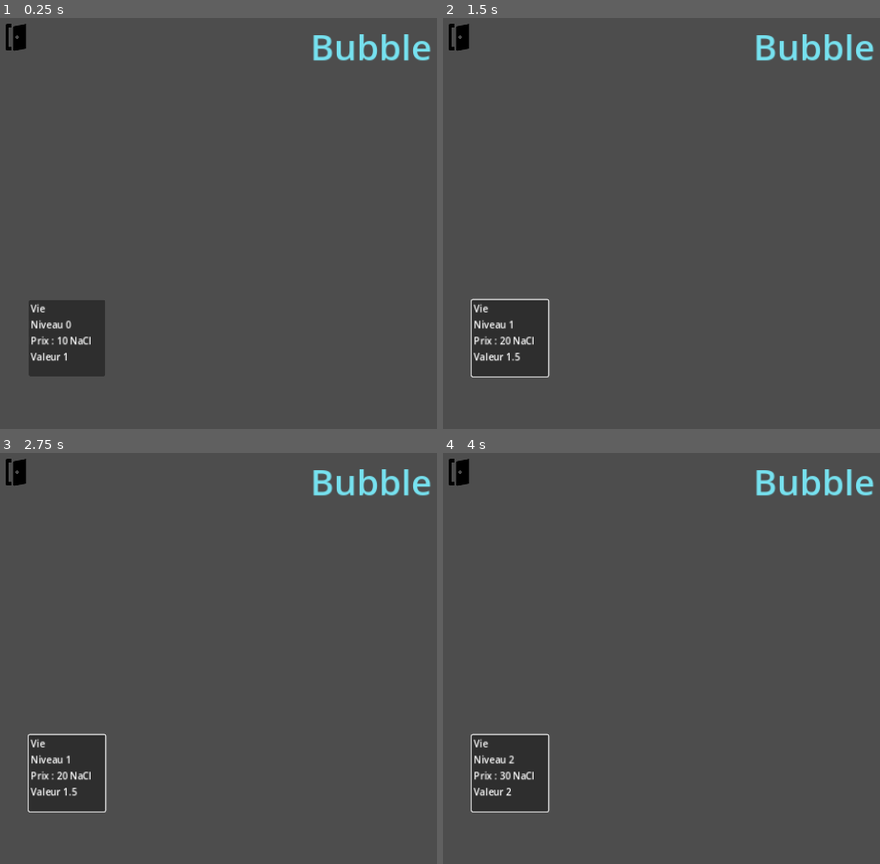
Above: before the commit, frames 1-4 (two rows, left to right).
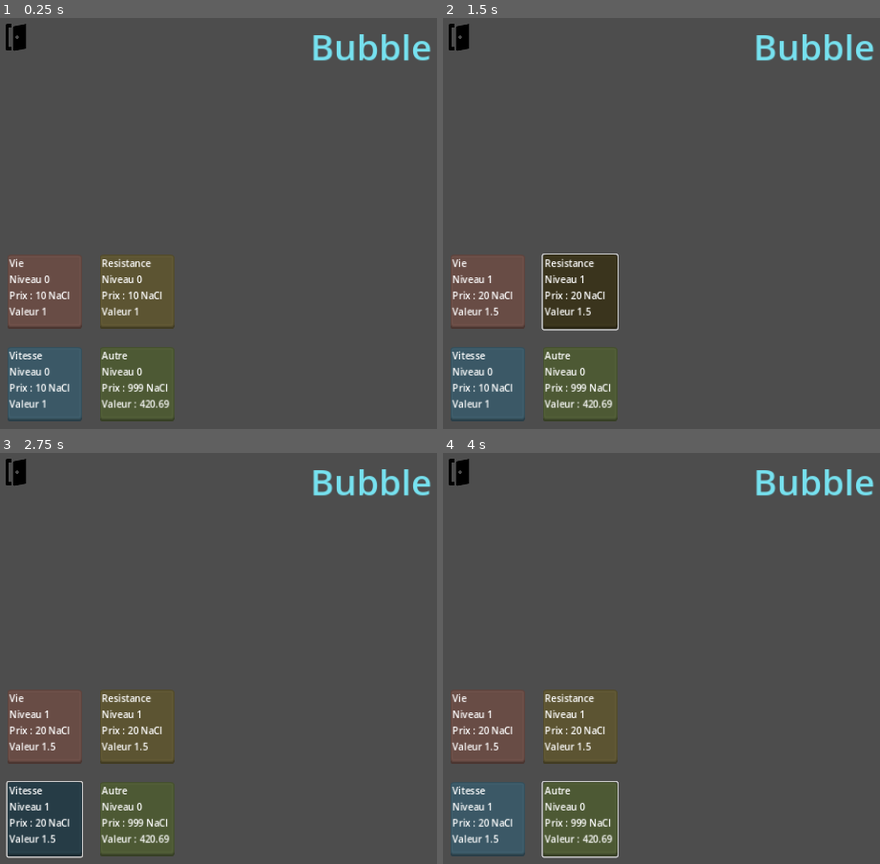
Above: after the commit, the same moments.

Repository: Cax36940/Global-Game-Jam-2025
Game: Godot game, scene res://UI/main_menu.tscn
The game is run twice, just before and just after one commit, with the same random seed, the same clock (stepped at 60 frames per second) and the same inputs. This scene is started directly instead of the project's main scene.
Inputs (mouse positions are in pixels of both pictures, inside the frame that each line leads up to; where the layout moved, square brackets give the same spot in the first picture):
- Up to frame 1 (0.25 s): no input
- Up to frame 2 (1.5 s): click (486, 293) [508, 338] at 0.5 s; click (578, 293) at 1.27 s
- Up to frame 3 (2.75 s): click (43, 818) at 2.02 s
- Up to frame 4 (4 s): click (578, 818) at 2.77 s; tap Enter at 3.5 s; move the mouse to (outside the picture) at 3.52 s; hold Right (ui_right) from 3.53 s (still down)

The runs differ from the first frame. In frame 1, 13% of the frame differs, in the area x 1-40%, y 57-99%; in frame 2, 13%; in frame 3, 13%; in frame 4, 13%, in the area x 1-41%, y 57-99%.

Commit message:
Added some more upgrades, getters for their values and improved style

Diff:
--- a/UI/main_menu.gd
+++ /dev/null
@@ -1,32 +0,0 @@
-extends Control
-
-var health = {
-	base_cost = 10,
-	base_value = 1.0,
-	lvl = 0,
-	cost = 10,
-	value = 1.0
-}
-
-
-func upgrade_health():
-	health.lvl += 1
-	health.cost = health.base_cost * (health.lvl + 1)
-	health.value = health.base_value * (health.lvl / 2.0 + 1.0)
-	$HealthUpgradeButton.set_upgrade_gfx(health.cost, health.lvl, health.value)
-
-
-func _ready() -> void:
-	# if implementing saves, load upgrade values
-	health.lvl = 0
-	health.cost = health.base_cost
-	health.value = health.base_value
-	$HealthUpgradeButton.set_upgrade_gfx(health.cost, health.lvl, health.value)
-
-
-func _on_quit_button_pressed() -> void:
-	get_tree().quit()
-
-
-func _on_health_upgrade_button_pressed() -> void:
-	upgrade_health()
--- a/UI/main_menu.tscn
+++ b/UI/main_menu.tscn
@@ -1,8 +1,10 @@
-[gd_scene load_steps=4 format=3 uid="uid://cn0uxrgx4pdie"]
-
-[ext_resource type="Script" path="res://UI/main_menu.gd" id="1_vl84j"]
+[gd_scene load_steps=6 format=3 uid="uid://cn0uxrgx4pdie"]
+
+[ext_resource type="Script" path="res://UI/main_ui.gd" id="1_vl84j"]
 [ext_resource type="Texture2D" uid="uid://b5q0xbhlk14tx" path="res://UI/ressources/exit.png" id="2_hnf4a"]
 [ext_resource type="Script" path="res://UI/upgrade_button.gd" id="3_frgtn"]
+[ext_resource type="Texture2D" uid="uid://crrdhjk1k1mk2" path="res://UI/ressources/grey_button10.png" id="4_dgnge"]
+[ext_resource type="Texture2D" uid="uid://b3dkbeyddh4qn" path="res://UI/ressources/grey_button11.png" id="5_tvcuv"]
 
 [node name="MainUI" type="Control"]
 layout_mode = 3
@@ -39,41 +41,235 @@
 flat = true
 expand_icon = true
 
-[node name="HealthUpgradeButton" type="Button" parent="."]
-layout_mode = 0
-offset_left = 66.0
-offset_top = 486.0
-offset_right = 194.0
-offset_bottom = 614.0
-script = ExtResource("3_frgtn")
-
-[node name="VBoxContainer" type="VBoxContainer" parent="HealthUpgradeButton"]
-layout_mode = 1
-anchors_preset = 15
-anchor_right = 1.0
-anchor_bottom = 1.0
-offset_left = 3.0
-offset_top = 3.0
-offset_right = -3.0
-offset_bottom = -3.0
-grow_horizontal = 2
-grow_vertical = 2
-
-[node name="Name" type="Label" parent="HealthUpgradeButton/VBoxContainer"]
+[node name="GridContainer" type="GridContainer" parent="."]
+custom_minimum_size = Vector2(128, 128)
+layout_mode = 1
+anchors_preset = 2
+anchor_top = 1.0
+anchor_bottom = 1.0
+offset_left = 30.0
+offset_top = -310.0
+offset_right = 310.0
+offset_bottom = -30.0
+grow_vertical = 0
+theme_override_constants/h_separation = 30
+theme_override_constants/v_separation = 30
+columns = 2
+
+[node name="HealthUpgradeButton" type="Button" parent="GridContainer"]
+layout_mode = 2
+size_flags_horizontal = 3
+size_flags_vertical = 3
+flat = true
+expand_icon = true
+script = ExtResource("3_frgtn")
+button_up_icon = ExtResource("4_dgnge")
+button_down_icon = ExtResource("5_tvcuv")
+default_color = Color(0.438367, 0.318833, 0.290567, 1)
+mouse_over_color = Color(0.284604, 0.199722, 0.179679, 1)
+
+[node name="NinePatchRect" type="NinePatchRect" parent="GridContainer/HealthUpgradeButton"]
+modulate = Color(0.438367, 0.318833, 0.290567, 1)
+layout_mode = 1
+anchors_preset = 15
+anchor_right = 1.0
+anchor_bottom = 1.0
+grow_horizontal = 2
+grow_vertical = 2
+texture = ExtResource("4_dgnge")
+patch_margin_left = 8
+patch_margin_top = 8
+patch_margin_right = 8
+patch_margin_bottom = 8
+
+[node name="VBoxContainer" type="VBoxContainer" parent="GridContainer/HealthUpgradeButton"]
+layout_mode = 1
+anchors_preset = 15
+anchor_right = 1.0
+anchor_bottom = 1.0
+offset_left = 3.0
+offset_top = 3.0
+offset_right = -3.0
+offset_bottom = -3.0
+grow_horizontal = 2
+grow_vertical = 2
+
+[node name="Name" type="Label" parent="GridContainer/HealthUpgradeButton/VBoxContainer"]
 layout_mode = 2
 text = "Vie"
 
-[node name="Level" type="Label" parent="HealthUpgradeButton/VBoxContainer"]
-layout_mode = 2
-text = "Niveau 0"
-
-[node name="Cost" type="Label" parent="HealthUpgradeButton/VBoxContainer"]
-layout_mode = 2
-text = "Prix : 999 NaCl"
-
-[node name="Value" type="Label" parent="HealthUpgradeButton/VBoxContainer"]
+[node name="Level" type="Label" parent="GridContainer/HealthUpgradeButton/VBoxContainer"]
+layout_mode = 2
+text = "Niveau 0"
+
+[node name="Cost" type="Label" parent="GridContainer/HealthUpgradeButton/VBoxContainer"]
+layout_mode = 2
+text = "Prix : 999 NaCl"
+
+[node name="Value" type="Label" parent="GridContainer/HealthUpgradeButton/VBoxContainer"]
+layout_mode = 2
+text = "Valeur : 420.69"
+
+[node name="ResistanceUpgradeButton" type="Button" parent="GridContainer"]
+layout_mode = 2
+size_flags_horizontal = 3
+size_flags_vertical = 3
+flat = true
+script = ExtResource("3_frgtn")
+button_up_icon = ExtResource("4_dgnge")
+button_down_icon = ExtResource("5_tvcuv")
+default_color = Color(0.386887, 0.352614, 0.209032, 1)
+mouse_over_color = Color(0.243825, 0.220175, 0.121055, 1)
+
+[node name="NinePatchRect" type="NinePatchRect" parent="GridContainer/ResistanceUpgradeButton"]
+modulate = Color(0.386887, 0.352614, 0.209032, 1)
+layout_mode = 1
+anchors_preset = 15
+anchor_right = 1.0
+anchor_bottom = 1.0
+grow_horizontal = 2
+grow_vertical = 2
+texture = ExtResource("4_dgnge")
+patch_margin_left = 8
+patch_margin_top = 8
+patch_margin_right = 8
+patch_margin_bottom = 8
+
+[node name="VBoxContainer" type="VBoxContainer" parent="GridContainer/ResistanceUpgradeButton"]
+layout_mode = 1
+anchors_preset = 15
+anchor_right = 1.0
+anchor_bottom = 1.0
+offset_left = 3.0
+offset_top = 3.0
+offset_right = -3.0
+offset_bottom = -3.0
+grow_horizontal = 2
+grow_vertical = 2
+
+[node name="Name" type="Label" parent="GridContainer/ResistanceUpgradeButton/VBoxContainer"]
+layout_mode = 2
+text = "Resistance"
+
+[node name="Level" type="Label" parent="GridContainer/ResistanceUpgradeButton/VBoxContainer"]
+layout_mode = 2
+text = "Niveau 0"
+
+[node name="Cost" type="Label" parent="GridContainer/ResistanceUpgradeButton/VBoxContainer"]
+layout_mode = 2
+text = "Prix : 999 NaCl"
+
+[node name="Value" type="Label" parent="GridContainer/ResistanceUpgradeButton/VBoxContainer"]
+layout_mode = 2
+text = "Valeur : 420.69"
+
+[node name="SpeedUpgradeButton" type="Button" parent="GridContainer"]
+layout_mode = 2
+size_flags_horizontal = 3
+size_flags_vertical = 3
+flat = true
+script = ExtResource("3_frgtn")
+button_up_icon = ExtResource("4_dgnge")
+button_down_icon = ExtResource("5_tvcuv")
+default_color = Color(0.247512, 0.372228, 0.428378, 1)
+mouse_over_color = Color(0.160552, 0.252707, 0.294086, 1)
+
+[node name="NinePatchRect" type="NinePatchRect" parent="GridContainer/SpeedUpgradeButton"]
+modulate = Color(0.247512, 0.372228, 0.428378, 1)
+layout_mode = 1
+anchors_preset = 15
+anchor_right = 1.0
+anchor_bottom = 1.0
+grow_horizontal = 2
+grow_vertical = 2
+texture = ExtResource("4_dgnge")
+patch_margin_left = 8
+patch_margin_top = 8
+patch_margin_right = 8
+patch_margin_bottom = 8
+
+[node name="VBoxContainer" type="VBoxContainer" parent="GridContainer/SpeedUpgradeButton"]
+layout_mode = 1
+anchors_preset = 15
+anchor_right = 1.0
+anchor_bottom = 1.0
+offset_left = 3.0
+offset_top = 3.0
+offset_right = -3.0
+offset_bottom = -3.0
+grow_horizontal = 2
+grow_vertical = 2
+
+[node name="Name" type="Label" parent="GridContainer/SpeedUpgradeButton/VBoxContainer"]
+layout_mode = 2
+text = "Vitesse"
+
+[node name="Level" type="Label" parent="GridContainer/SpeedUpgradeButton/VBoxContainer"]
+layout_mode = 2
+text = "Niveau 0"
+
+[node name="Cost" type="Label" parent="GridContainer/SpeedUpgradeButton/VBoxContainer"]
+layout_mode = 2
+text = "Prix : 999 NaCl"
+
+[node name="Value" type="Label" parent="GridContainer/SpeedUpgradeButton/VBoxContainer"]
+layout_mode = 2
+text = "Valeur : 420.69"
+
+[node name="OtherUpgradeButton" type="Button" parent="GridContainer"]
+layout_mode = 2
+size_flags_horizontal = 3
+size_flags_vertical = 3
+flat = true
+script = ExtResource("3_frgtn")
+button_up_icon = ExtResource("4_dgnge")
+button_down_icon = ExtResource("5_tvcuv")
+default_color = Color(0.325051, 0.375174, 0.220509, 1)
+mouse_over_color = Color(0.204621, 0.239524, 0.131387, 1)
+
+[node name="NinePatchRect" type="NinePatchRect" parent="GridContainer/OtherUpgradeButton"]
+modulate = Color(0.325051, 0.375174, 0.220509, 1)
+layout_mode = 1
+anchors_preset = 15
+anchor_right = 1.0
+anchor_bottom = 1.0
+grow_horizontal = 2
+grow_vertical = 2
+texture = ExtResource("4_dgnge")
+patch_margin_left = 8
+patch_margin_top = 8
+patch_margin_right = 8
+patch_margin_bottom = 8
+
+[node name="VBoxContainer" type="VBoxContainer" parent="GridContainer/OtherUpgradeButton"]
+layout_mode = 1
+anchors_preset = 15
+anchor_right = 1.0
+anchor_bottom = 1.0
+offset_left = 3.0
+offset_top = 3.0
+offset_right = -3.0
+offset_bottom = -3.0
+grow_horizontal = 2
+grow_vertical = 2
+
+[node name="Name" type="Label" parent="GridContainer/OtherUpgradeButton/VBoxContainer"]
+layout_mode = 2
+text = "Autre"
+
+[node name="Level" type="Label" parent="GridContainer/OtherUpgradeButton/VBoxContainer"]
+layout_mode = 2
+text = "Niveau 0"
+
+[node name="Cost" type="Label" parent="GridContainer/OtherUpgradeButton/VBoxContainer"]
+layout_mode = 2
+text = "Prix : 999 NaCl"
+
+[node name="Value" type="Label" parent="GridContainer/OtherUpgradeButton/VBoxContainer"]
 layout_mode = 2
 text = "Valeur : 420.69"
 
 [connection signal="pressed" from="QuitButton" to="." method="_on_quit_button_pressed"]
-[connection signal="pressed" from="HealthUpgradeButton" to="." method="_on_health_upgrade_button_pressed"]
+[connection signal="pressed" from="GridContainer/HealthUpgradeButton" to="." method="_on_health_upgrade_button_pressed"]
+[connection signal="pressed" from="GridContainer/ResistanceUpgradeButton" to="." method="_on_resistance_upgrade_button_pressed"]
+[connection signal="pressed" from="GridContainer/SpeedUpgradeButton" to="." method="_on_speed_upgrade_button_pressed"]
--- /dev/null
+++ b/UI/main_ui.gd
@@ -0,0 +1,80 @@
+class_name MainUI
+extends Control
+
+var health = {
+	base_cost = 10,
+	base_value = 1.0,
+	lvl = 0,
+	cost = 10,
+	value = 1.0
+}
+
+var resistance = {
+	base_cost = 10,
+	base_value = 1.0,
+	lvl = 0,
+	cost = 10,
+	value = 1.0
+}
+
+var speed = {
+	base_cost = 10,
+	base_value = 1.0,
+	lvl = 0,
+	cost = 10,
+	value = 1.0
+}
+
+func get_health(): return health.value
+func get_speed(): return speed.value
+func get_resistance(): return resistance.value
+
+func upgrade_stat(stat: Dictionary, cost_func: Callable, value_func: Callable):
+	stat.lvl += 1
+	stat.cost = cost_func.call(stat.base_cost, stat.lvl)
+	stat.value = value_func.call(stat.base_value, stat.lvl)
+
+
+func _ready() -> void:
+	# if implementing saves, load upgrade values
+	health.lvl = 0
+	health.cost = health.base_cost
+	health.value = health.base_value
+	resistance.lvl = 0
+	resistance.cost = resistance.base_cost
+	resistance.value = resistance.base_value
+	speed.lvl = 0
+	speed.cost = speed.base_cost
+	speed.value = speed.base_value
+	$GridContainer/HealthUpgradeButton.set_upgrade_gfx(health.cost, health.lvl, health.value)
+	$GridContainer/ResistanceUpgradeButton.set_upgrade_gfx(resistance.cost, resistance.lvl, resistance.value)
+	$GridContainer/SpeedUpgradeButton.set_upgrade_gfx(speed.cost, speed.lvl, speed.value)
+
+
+
+func _on_quit_button_pressed() -> void:
+	get_tree().quit()
+
+
+func _on_health_upgrade_button_pressed() -> void:
+	upgrade_stat(health,
+		func (base, lvl): return base * (lvl + 1),
+		func (base, lvl): return base * (lvl / 2.0 + 1.0)
+	)
+	$GridContainer/HealthUpgradeButton.set_upgrade_gfx(health.cost, health.lvl, health.value)
+
+
+func _on_resistance_upgrade_button_pressed() -> void:
+	upgrade_stat(resistance,
+		func (base, lvl): return base * (lvl + 1),
+		func (base, lvl): return base * (lvl / 2.0 + 1.0)
+	)
+	$GridContainer/ResistanceUpgradeButton.set_upgrade_gfx(resistance.cost, resistance.lvl, resistance.value)
+
+
+func _on_speed_upgrade_button_pressed() -> void:
+	upgrade_stat(speed,
+		func (base, lvl): return base * (lvl + 1),
+		func (base, lvl): return base * (lvl / 2.0 + 1.0)
+	)
+	$GridContainer/SpeedUpgradeButton.set_upgrade_gfx(speed.cost, speed.lvl, speed.value)
--- a/UI/upgrade_button.gd
+++ b/UI/upgrade_button.gd
@@ -1,8 +1,39 @@
 extends Button
 
 # this script only deals with the visuals of the ugrade button
+
+@export var button_up_icon: Texture2D
+@export var button_down_icon: Texture2D
+
+@export var default_color: Color
+@export var mouse_over_color: Color
+
+func _ready() -> void:
+	self.mouse_entered.connect(_on_mouse_entered)
+	self.mouse_exited.connect(_on_mouse_exited)
+	self.button_down.connect(_on_button_down)
+	self.button_up.connect(_on_button_up)
+	$NinePatchRect.modulate = default_color
+	$NinePatchRect.texture = button_up_icon
+
 
 func set_upgrade_gfx(cost: int, lvl: int, value: float):
 	$VBoxContainer/Cost.text = "Prix : " + str(cost) + " NaCl"
 	$VBoxContainer/Level.text = "Niveau " + str(lvl)
 	$VBoxContainer/Value.text = "Valeur " + str(value)
+
+
+func _on_mouse_entered() -> void:
+	$NinePatchRect.modulate = mouse_over_color
+
+
+func _on_mouse_exited() -> void:
+	$NinePatchRect.modulate = default_color
+
+
+func _on_button_down() -> void:
+	$NinePatchRect.texture = button_down_icon
+
+
+func _on_button_up() -> void:
+	$NinePatchRect.texture = button_up_icon
Binary file added: UI/ressources/blue_circle.png
Not shown, added: UI/ressources/blue_circle.png.import
Binary file added: UI/ressources/green_circle.png
Not shown, added: UI/ressources/green_circle.png.import
Binary file added: UI/ressources/grey_button10.png
Not shown, added: UI/ressources/grey_button10.png.import
Binary file added: UI/ressources/grey_button11.png
Not shown, added: UI/ressources/grey_button11.png.import
Binary file added: UI/ressources/grey_button12.png
Not shown, added: UI/ressources/grey_button12.png.import
Binary file added: UI/ressources/grey_button13.png
Not shown, added: UI/ressources/grey_button13.png.import
(and 6 more such lines)
